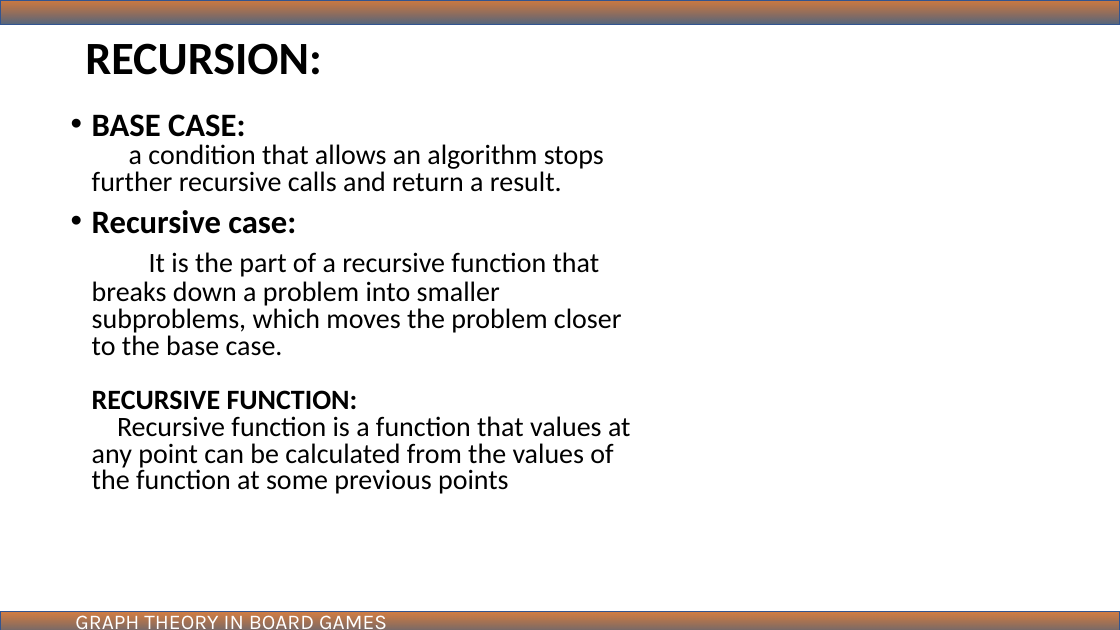
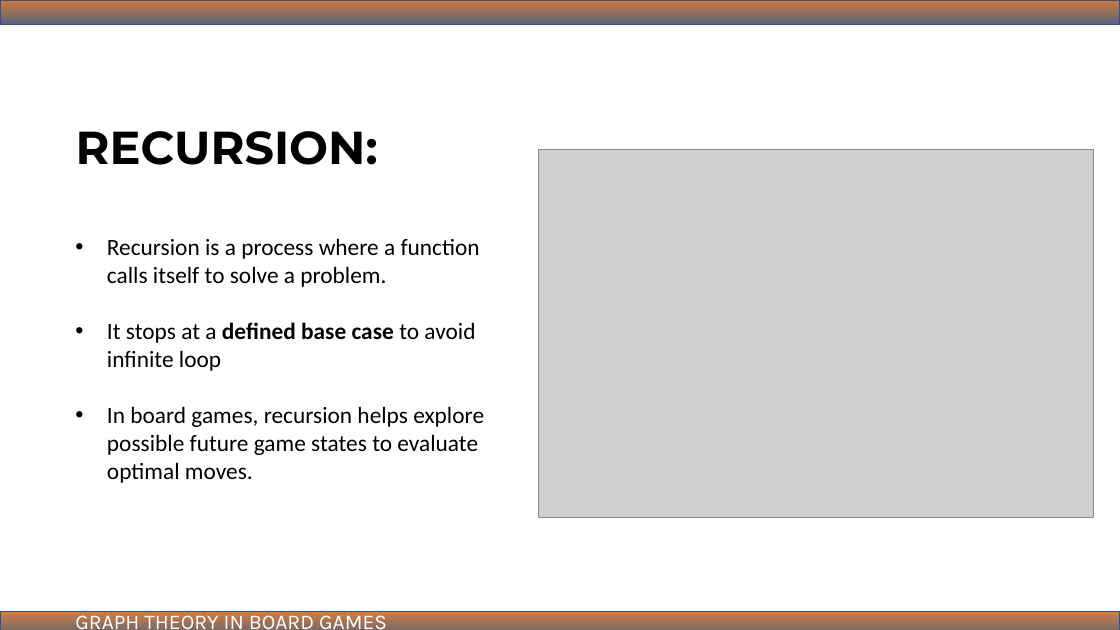
Before and after one commit to ibmbt/group5_graphtheory, a slide deck: slide 6 of group5_graphtheory.pptx (slide 13 before the commit). Drawn at 1120x630 pixels with LibreOffice and Linux fonts; fonts in the diff are those of the drawing; grey boxes stand for pictures. Boxes give left, top, right and bottom in pixels: in the first picture for what was removed or moved away, otherwise in the second. Text is boxed around its words. In the diff, an @@ line names an element or a change of style, - is before the commit and + after.

```diff
--- a/group5_graphtheory.pptx
+++ b/group5_graphtheory.pptx
@@ text removed at (92, 114, 631, 494) @@
-• BASE CASE:
-  a condition that allows an algorithm stops further recursive calls and return a result.
-• Recursive case:
-  It is the part of a recursive function that breaks down a problem into smaller subproblems, which moves the problem closer to the base case.
-  RECURSIVE FUNCTION:
-  Recursive function is a function that values at any point can be calculated from the values of the function at some previous points
@@ title "RECURSION:": place and size @@
-title "RECURSION:" at (85, 43, 321, 75)
+title "RECURSION:" at (76, 131, 378, 165)
@@ title "RECURSION:" at (76, 131, 378, 165): font Calibri to Montserrat @@
@@ picture added at (539, 150, 1093, 518) @@
@@ text added at (107, 238, 484, 483), 20 pt, text #000000 @@
+• Recursion is a process where a function calls itself to solve a problem.
+• It stops at a defined base case to avoid infinite loop
+• In board games, recursion helps explore possible future game states to evaluate optimal moves.
```
Also in this commit, not shown: 14 other slides changed, 7 slides added, 17 slides removed, 3 other files.
